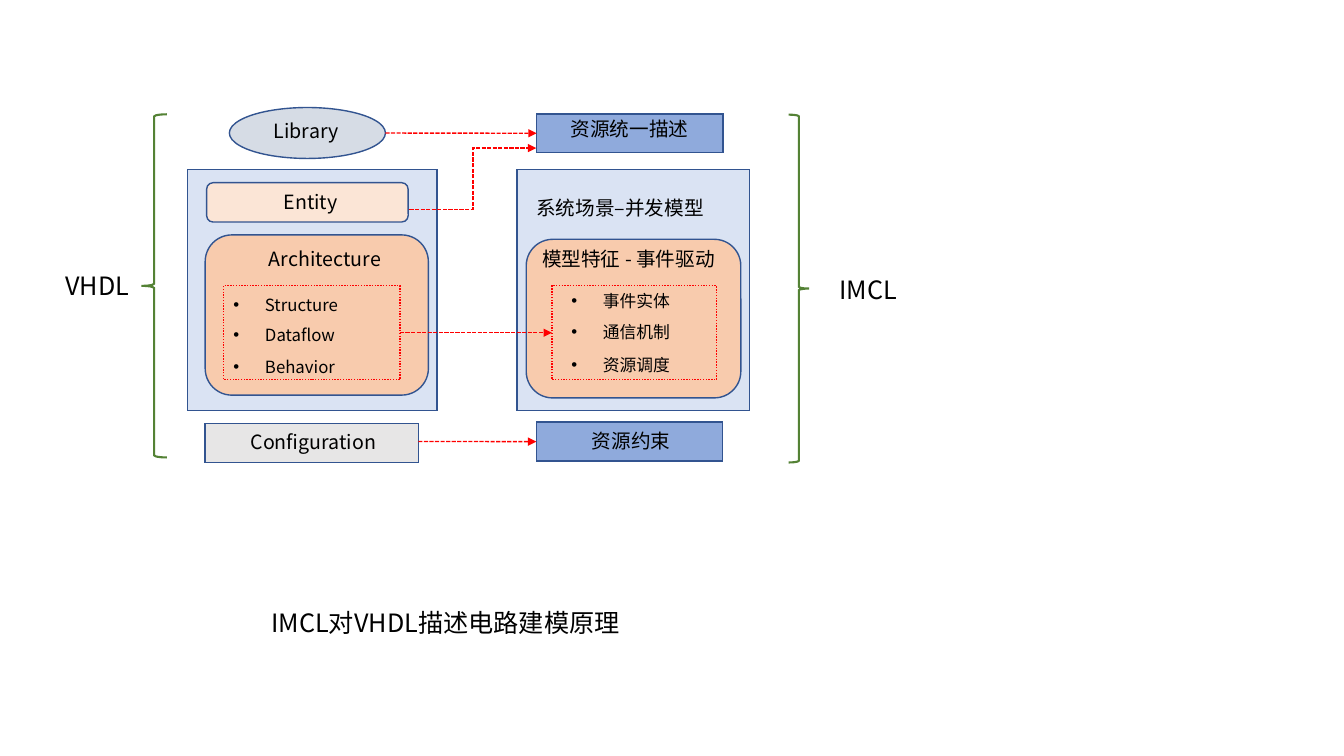
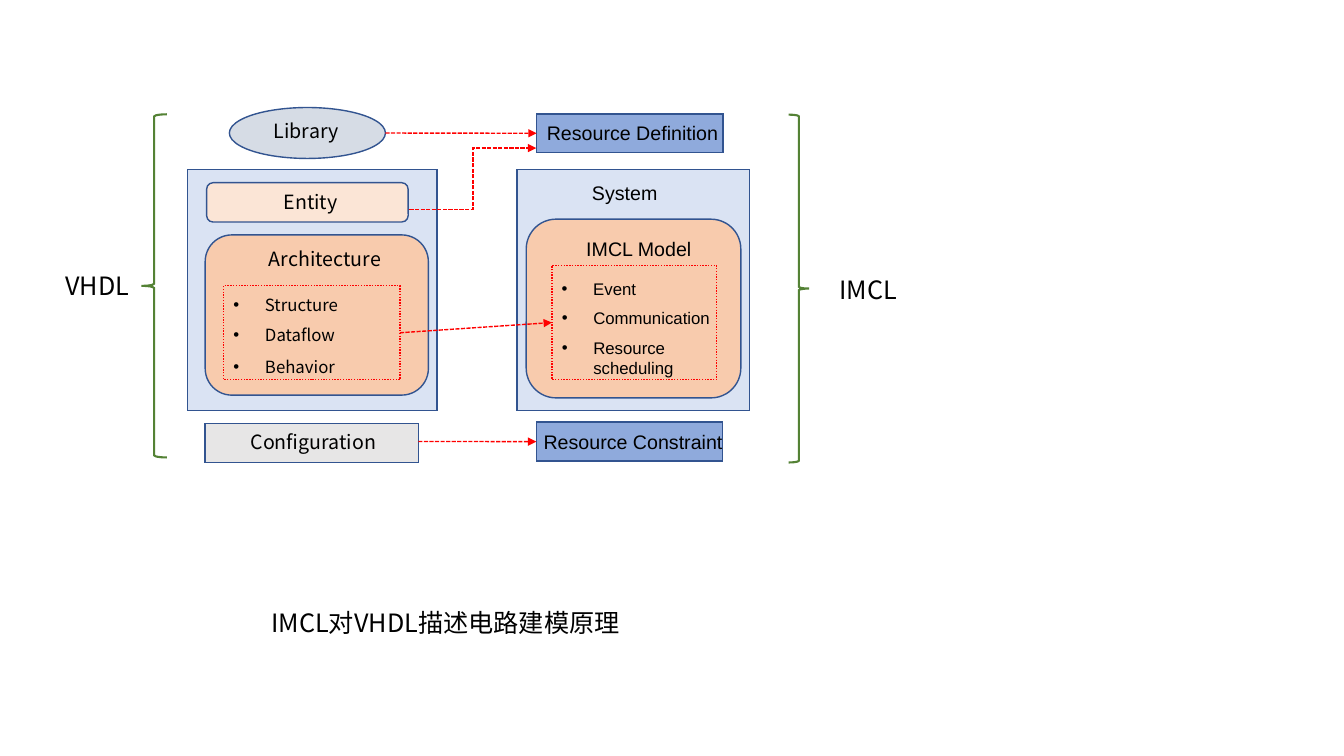
Before and after one commit to moondancefox/IMCL-codegeneration, a slide deck: slide 7 of 代码生成图集.pptx. Drawn at 1344x756 pixels with LibreOffice and Linux fonts; fonts in the diff are those of the drawing. Boxes give left, top, right and bottom in pixels: in the first picture for what was removed or moved away, otherwise in the second. Text is boxed around its words. In the diff, an @@ line names an element or a change of style, - is before the commit and + after.

```diff
--- a/代码生成图集.pptx
+++ b/代码生成图集.pptx
@@ text at (x1=547, y1=125, x2=718, y2=141): text changed; font Noto Sans CJK SC to Arial @@
-资源统一描述
+Resource Definition
@@ text at (x1=592, y1=186, x2=657, y2=204): text changed; font Noto Sans CJK SC to Arial @@
-系统场景–并发模型
+System
@@ rounded rectangle resized from (x1=526, y1=239, x2=741, y2=397) to (x1=526, y1=219, x2=741, y2=397) @@
@@ rectangle resized from (x1=552, y1=285, x2=716, y2=379) to (x1=552, y1=265, x2=716, y2=379) @@
@@ text at (x1=586, y1=241, x2=691, y2=257): text changed; font Noto Sans CJK SC to Arial @@
-模型特征 - 事件驱动
+IMCL Model
@@ text at (x1=593, y1=283, x2=636, y2=295): text changed; font Noto Sans CJK SC to Arial @@
-• 事件实体
+• Event
@@ arrow moved from (400, 333) - (552, 333) to (400, 333) - (553, 323) @@
@@ text at (x1=593, y1=312, x2=709, y2=324): text changed; font Noto Sans CJK SC to Arial @@
-• 通信机制
+• Communication
@@ text at (x1=593, y1=342, x2=673, y2=378): text changed; font Noto Sans CJK SC to Arial @@
-• 资源调度
+• Resource scheduling
@@ text at (x1=544, y1=434, x2=722, y2=450): text changed; font Noto Sans CJK SC to Arial @@
-资源约束
+Resource Constraint
```
Also in this commit, not shown: 2 other slides changed, 11 other files.
